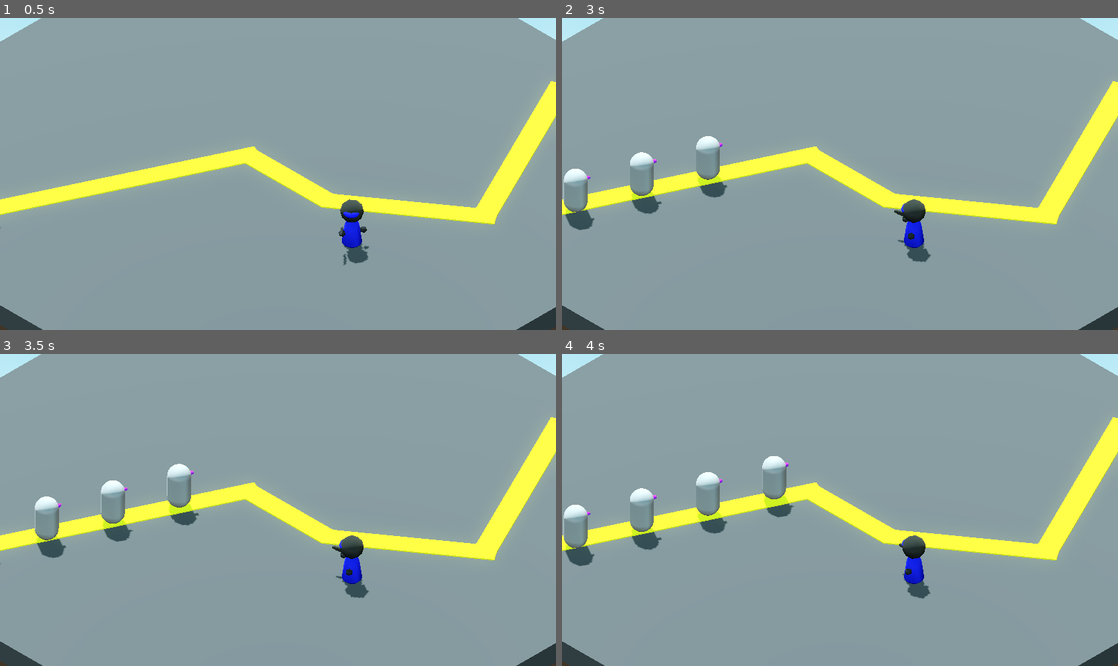
Above: before the commit, frames 1-4 (two rows, left to right).
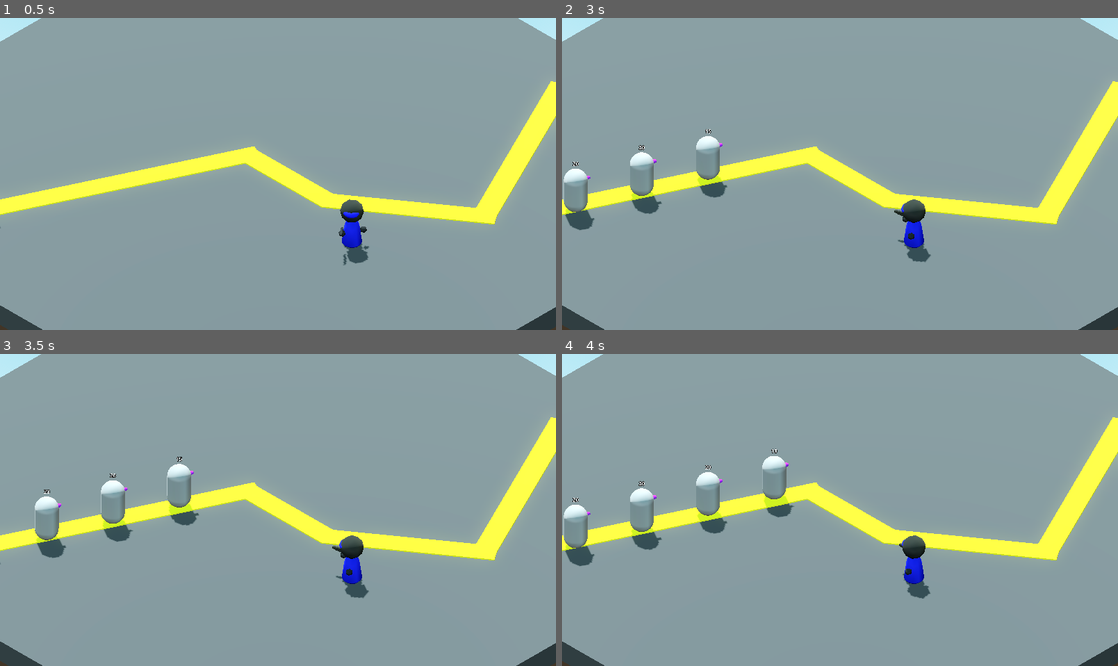
Above: after the commit, the same moments.

Repository: mathiasscherer2007/tower-defense
Game: Godot game, scene res://Scenes/Levels/test/test1.tscn
The game is run twice, just before and just after one commit, with the same random seed, the same clock (stepped at 60 frames per second) and the same inputs.
Inputs:
- Up to frame 1 (0.5 s): no input
- Up to frame 2 (3 s): tap Enter at 0.5 s
- Up to frame 3 (3.5 s): no input
- Up to frame 4 (4 s): no input

Frame 1 is identical in both runs. In frame 2, less than 0.1% of the frame differs, in the area x 1-27%, y 35-48%; in frame 3, less than 0.1%; in frame 4, less than 0.1%, in the area x 1-39%, y 30-48%.

Commit message:
Add health label to testenemy

Diff:
--- a/Scenes/Enemies/test/testbasic1.tscn
+++ b/Scenes/Enemies/test/testbasic1.tscn
@@ -1,7 +1,6 @@
 [gd_scene format=3 uid="uid://cr5vuo0jc2tjq"]
 
 [ext_resource type="PackedScene" uid="uid://emwiu7nowaah" path="res://Scenes/Enemies/enemy.tscn" id="1_duvtb"]
-[ext_resource type="Script" uid="uid://djdvrqo3hgj68" path="res://Scripts/Enemies/collision_handler.gd" id="2_h1gco"]
 
 [sub_resource type="CapsuleMesh" id="CapsuleMesh_h1gco"]
 
@@ -28,7 +27,11 @@
 
 [node name="Collision" parent="." index="2" unique_id=266572519]
 transform = Transform3D(1, 0, 0, 0, 1, 0, 0, 0, 1, 0, 1, 0)
-script = ExtResource("2_h1gco")
 
 [node name="CollisionShape3D" parent="Collision" index="0" unique_id=139847431]
 shape = SubResource("CapsuleShape3D_duvtb")
+
+[node name="Health" type="Label3D" parent="." index="3" unique_id=1702901062]
+transform = Transform3D(1, 0, 0, 0, 1, 0, 0, 0, 1, 0, 2.3623893, 0)
+billboard = 1
+font_size = 44
--- a/Scripts/Enemies/enemy.gd
+++ b/Scripts/Enemies/enemy.gd
@@ -7,10 +7,15 @@
 ## Amount of lives this enemy takes upon reaching the end of the path
 @export var weight: int = 1
 
+@onready var health_number = $Health
+
 var path_follow: PathFollow3D
 
 func setup(n_path_follow: PathFollow3D):
 	path_follow = n_path_follow
+
+func _ready() -> void:
+	health_number.text = str(int(ceil(health)))
 
 func _physics_process(delta: float) -> void:
 	path_follow.progress += speed * delta
@@ -25,3 +30,4 @@
 
 func _on_collision_take_damage(damage: float) -> void:
 	health -= damage
+	health_number.text = str(int(ceil(health)))
